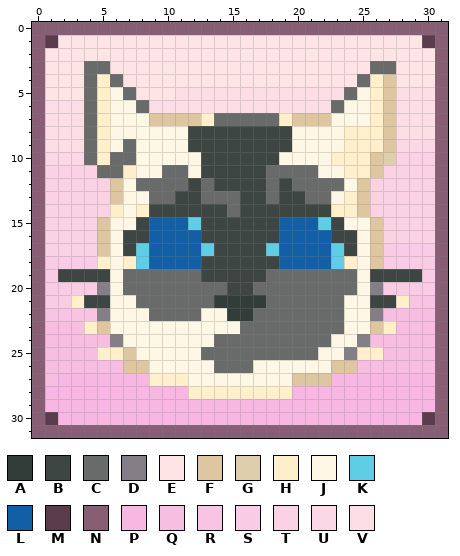
Edited in one commit: pixel-art sprite (Assets/EmblemSprites/RoundCat.png). The picture above is the old version.
The file is 32x32 pixels. Colours within 5 levels of each other are drawn and written as one.
Palette (. is transparent): A #323c39  B #3d4643  C #696a6a  D #847e87  E #fee4e4  F #dec6a1  G #deceab  H #ffefcb  J #fff7e5  K #5fcde4  L #135fa5  M #5a3c4c  N #885e74  P #f7b7e2  Q #f8bee2  R #f9c4e3  S #facbe4  T #fbd1e4  U #fcd7e5  V #fddee6
New version:
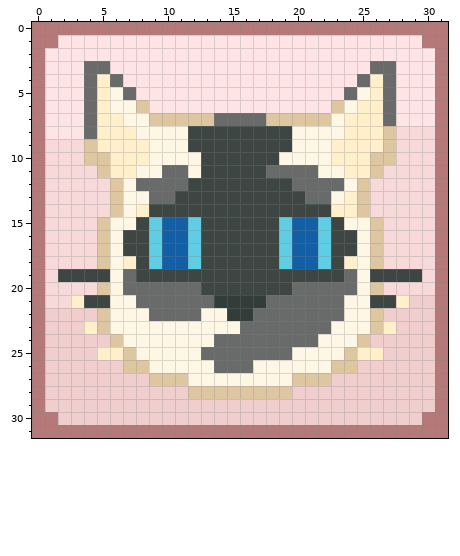
What changed:
{"colour":"N","old":"#885e74","new":"#b57979"}
{"colour":"P","old":"#f7b7e2","new":"#f0cece"}
{"colour":"T","old":"#fbd1e4","new":"#f7d9d9"}
{"y":1,"x":1,"old":"M","new":"N"}
{"y":1,"x":30,"old":"M","new":"N"}
{"y":4,"x":27,"old":"F","new":"C"}
{"y":5,"x":11,"old":"VVVVVVVVVVVVV","new":"EEEEEEEEEEEEE"}
{"y":5,"x":27,"old":"FVVV","new":"CEEE"}
{"y":6,"x":1,"old":"VVV","new":"EEE"}
{"y":6,"x":8,"old":"CVVVVVVVVVVVVVVC","new":"FEEEEEEEEEEEEEEF"}
{"y":6,"x":25,"old":"J","new":"H"}
{"y":6,"x":27,"old":"FVVV","new":"CEEE"}
{"y":7,"x":1,"old":"VVV","new":"EEE"}
{"y":7,"x":6,"old":"J","new":"H"}
{"y":7,"x":13,"old":"H","new":"F"}
{"y":7,"x":18,"old":"CH","new":"FF"}
{"y":7,"x":24,"old":"JJ","new":"HH"}
{"y":7,"x":27,"old":"FVVV","new":"CEEE"}
{"y":8,"x":1,"old":"VVV","new":"EEE"}
{"y":8,"x":6,"old":"JJ","new":"HH"}
{"y":8,"x":28,"old":"VVV","new":"TTT"}
{"y":9,"x":1,"old":"VVVC","new":"TTTF"}
{"y":9,"x":6,"old":"JCJ","new":"HHH"}
{"y":9,"x":23,"old":"J","new":"H"}
{"y":9,"x":28,"old":"UUU","new":"TTT"}
{"y":10,"x":1,"old":"UUUCHCCJ","new":"TTTFFHHH"}
{"y":10,"x":27,"old":"G","new":"F"}
{"y":11,"x":5,"old":"CC","new":"FH"}
{"y":12,"x":13,"old":"C","new":"B"}
{"y":12,"x":18,"old":"C","new":"B"}
{"y":13,"x":13,"old":"CCC","new":"BBB"}
{"y":13,"x":18,"old":"C","new":"B"}
{"y":14,"x":6,"old":"H","new":"F"}
{"y":14,"x":15,"old":"C","new":"B"}
{"y":15,"x":9,"old":"L","new":"K"}
{"y":15,"x":19,"old":"L","new":"K"}
{"y":16,"x":9,"old":"L","new":"K"}
{"y":16,"x":12,"old":"L","new":"K"}
{"y":16,"x":19,"old":"L","new":"K"}
{"y":16,"x":22,"old":"L","new":"K"}
{"y":17,"x":8,"old":"KL","new":"BK"}
{"y":17,"x":12,"old":"LK","new":"KB"}
{"y":17,"x":18,"old":"KL","new":"BK"}
{"y":17,"x":22,"old":"LK","new":"KB"}
{"y":17,"x":27,"old":"SSSS","new":"TTTT"}
{"y":18,"x":1,"old":"SSSSH","new":"TTTTF"}
{"y":18,"x":8,"old":"KL","new":"BK"}
{"y":18,"x":12,"old":"L","new":"K"}
{"y":18,"x":19,"old":"L","new":"K"}
{"y":18,"x":22,"old":"LK","new":"KB"}
{"y":18,"x":27,"old":"SSSS","new":"TTTT"}
{"y":19,"x":1,"old":"S","new":"T"}
{"y":19,"x":8,"old":"CCCCC","new":"BBBBB"}
{"y":19,"x":18,"old":"CCCCCC","new":"BBBBBB"}
{"y":19,"x":30,"old":"S","new":"T"}
{"y":20,"x":1,"old":"SSSSD","new":"TTTTF"}
{"y":20,"x":13,"old":"CC","new":"BB"}
{"y":20,"x":17,"old":"CCC","new":"BBB"}
{"y":20,"x":26,"old":"DSSSS","new":"FTTTT"}
{"y":21,"x":1,"old":"SS","new":"TT"}
{"y":21,"x":29,"old":"RR","new":"PP"}
{"y":22,"x":1,"old":"RRRRD","new":"PPPPF"}
{"y":22,"x":26,"old":"DQQQQ","new":"FPPPP"}
{"y":23,"x":1,"old":"QQQ","new":"PPP"}
{"y":23,"x":23,"old":"C","new":"J"}
{"y":23,"x":28,"old":"QQQ","new":"PPP"}
{"y":24,"x":1,"old":"QQQQQD","new":"PPPPPF"}
{"y":24,"x":22,"old":"C","new":"J"}
{"y":24,"x":25,"old":"DQQQQQ","new":"FPPPPP"}
{"y":25,"x":1,"old":"QQQQ","new":"PPPP"}
{"y":25,"x":20,"old":"CC","new":"JJ"}
{"y":25,"x":24,"old":"D","new":"F"}
{"y":25,"x":27,"old":"QQQQ","new":"PPPP"}
{"y":26,"x":1,"old":"QQQQQQ","new":"PPPPPP"}
{"y":26,"x":25,"old":"QQQQQQ","new":"PPPPPP"}
{"y":27,"x":1,"old":"Q","new":"P"}
{"y":27,"x":9,"old":"HHH","new":"FFF"}
{"y":28,"x":12,"old":"HHHHHHHH","new":"FFFFFFFF"}
{"y":30,"x":1,"old":"M","new":"N"}
{"y":30,"x":30,"old":"M","new":"N"}
{"label":"changed","picture_box":[32,22,448,438]}
